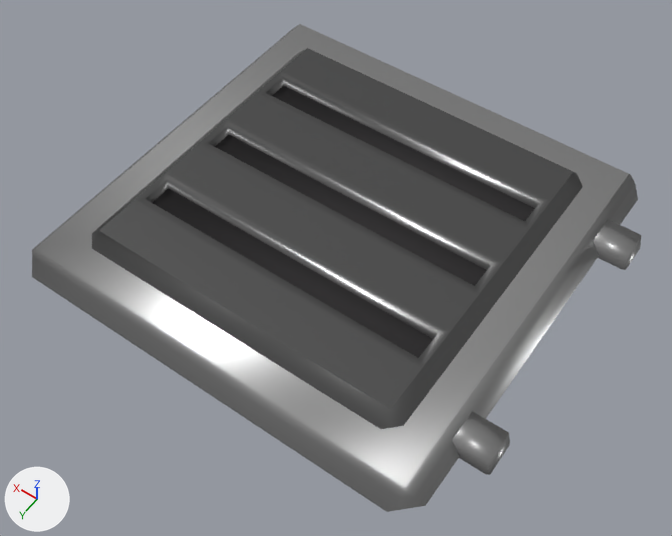
One commit to the FBX model Assets/LevelDesigner/0_Ressources/Wall/details modulaires/trappe.fbx: the scene before it, then after it.
One viewpoint serves both versions: a camera (50 mm lens) standing at (-1.058, 1.514, 2.146) and looking at (-0.059, 0.115, -0.052). Arrows for +X, +Y and +Z are at lower left; the lights stay in place. The older version comes first.

The scene before the commit, as lines of its bpy script (objects in view):
```python
me_cube_012 = bpy.data.meshes.new('Cube.012')
me_cube_012.from_pydata(...)  # 104 vertices, 86 faces; spans x -0.773..0.686, y -0.686..0.686, z -0.01..0.107
# faces by material slot: [35, 48, 3]
me_cube_012.materials.append(mat_metal)  # grey #a6a6a6
me_cube_012.materials.append(mat_metal_001)  # dark grey #6d6d6d
me_cube_012.materials.append(mat_material_001)  # black #282628
ob_cube_004 = bpy.data.objects.new('Cube.004', me_cube_012)
ob_cube_004.location = (0.0, 0.0, 0.0)
```
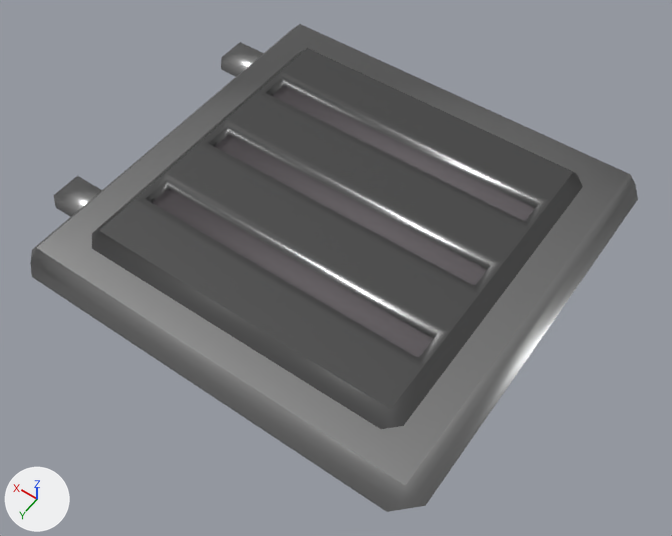
Pixel boxes [x1, y1, x2, y2] of what changed, in the pictures (672 x 536 px):
'Cube.004', recoloured, turned
    before: [32, 24, 642, 512]
    after: [30, 24, 638, 512]
part 1 of me_cube_012, recoloured (black to dark grey)
    both: [152, 85, 535, 358]

Edits to the bpy script that builds the scene:
```text
Add mat_material_038:
    mat_material_038 = principled_material('Material.038')
    mat_material_038.base_color = (0.13, 0.116, 0.125)  # dark grey #656063
    mat_material_038.roughness = 1.0
Change me_cube_012:
    where me_cube_012.from_pydata(...)  # 104 vertices, 86 faces; spans x -0.773..0.686, y -0.686..0.686, z -0.01..0.107
    used by ob_cube_004; location = (0.0, 0.0, 0.0)
    me_cube_012 part 1: all 3 faces that had it switch from mat_material_001 (black #282628) to mat_material_038 (dark grey #656063)
Change ob_cube_004:
    ob_cube_004.rotation_euler: (0.0, 0.0, 0.0) -> (0.0, 0.0, -3.142)  # degrees (0, 0, 0) -> degrees (0, 0, -180)
```
